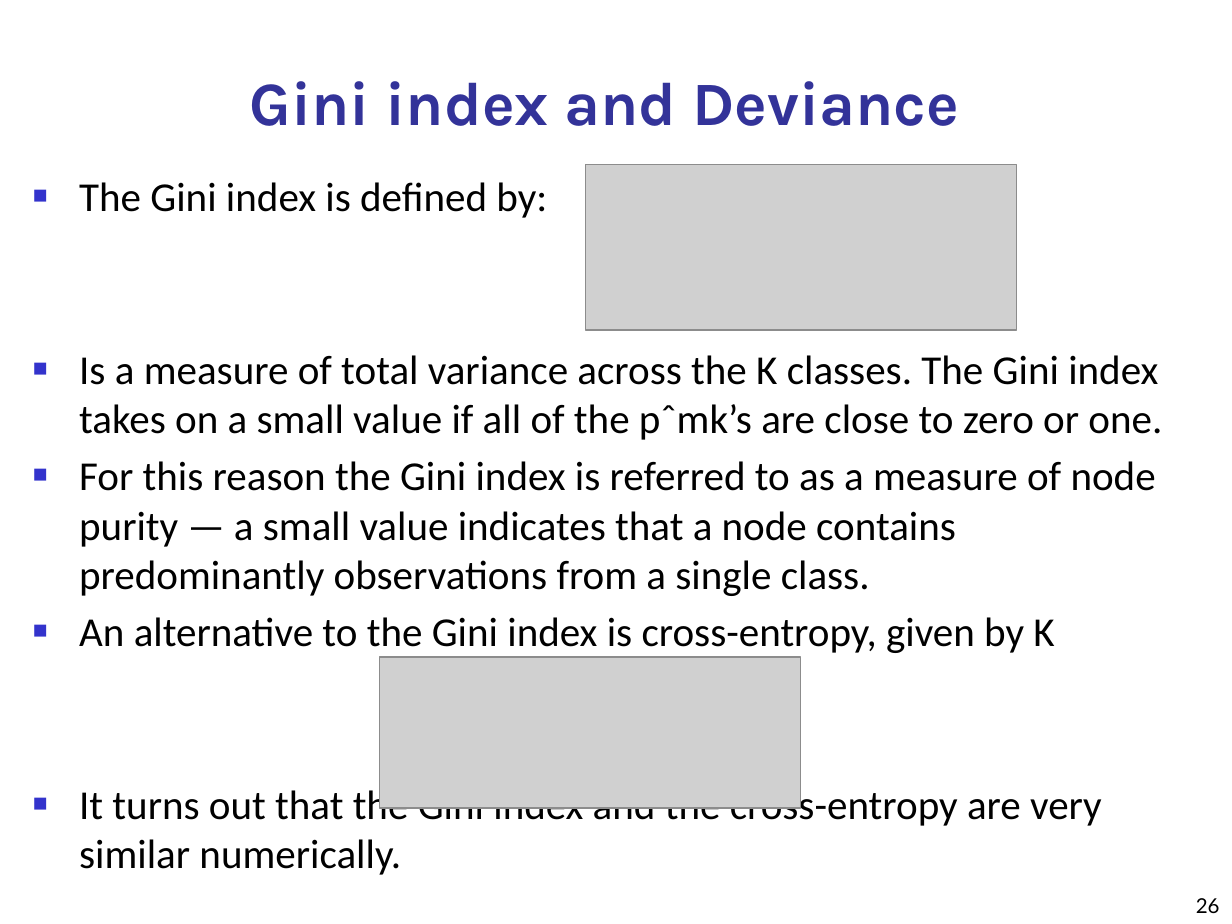
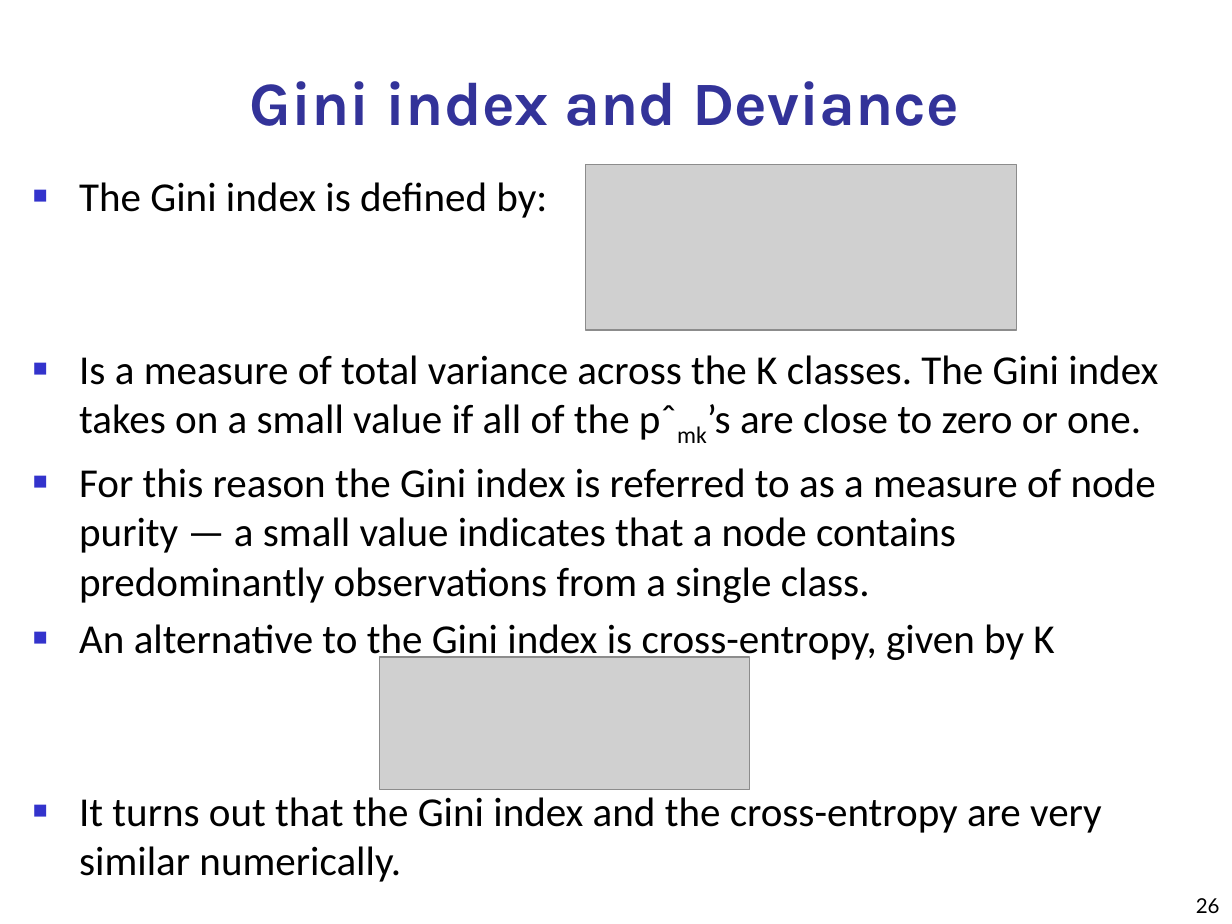
Before and after one commit to jayurbain/DataScienceIntro, a slide deck: slide 26 of slides/08_decision_trees.pptx. Drawn at 1232x924 pixels with LibreOffice and Linux fonts; fonts in the diff are those of the drawing; grey boxes stand for pictures. Boxes give left, top, right and bottom in pixels: in the first picture for what was removed or moved away, otherwise in the second. Text is boxed around its words. In the diff, an @@ line names an element or a change of style, - is before the commit and + after.

```diff
--- a/slides/08_decision_trees.pptx
+++ b/slides/08_decision_trees.pptx
@@ text at (79, 355, 1158, 434): now subscript in "pˆmk’s" @@
@@ picture: place and size @@
-picture at (379, 657, 801, 808)
+picture at (379, 657, 749, 790)
```
Also in this commit, not shown: 24 other slides changed, 1 other file.
